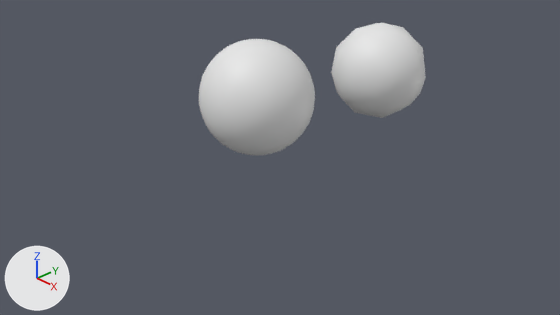
An edit to the Blender file meshes/spheres.blend, drawn before and after from the same camera.
One viewpoint serves both versions: the file's camera 'Camera'. Lighting does not change. The marker at lower left points along +X, +Y and +Z.

Before the edit, the objects in view are built like this:
```python
me_icosphere = bpy.data.meshes.new('Icosphere')
me_icosphere.from_pydata(...)  # an icosphere of 80 faces spanning x -0.95..0.95, y -1.0..1.0, z -1.0..1.0
me_icosphere.polygons.foreach_set('use_smooth', [True] * 80)
me_sphere = bpy.data.meshes.new('Sphere')
me_sphere.from_pydata(...)  # a UV sphere (32 segments, 16 rings, poles along z) spanning x -1.0..1.0, y -1.0..1.0, z -1.0..1.0
me_sphere.polygons.foreach_set('use_smooth', [True] * 512)
ob_icosphere = bpy.data.objects.new('Icosphere', me_icosphere)
ob_icosphere.location = (0.0, 3.36, 1.29)
ob_sphere = bpy.data.objects.new('Sphere', me_sphere)
ob_sphere.location = (0.0, 0.0, 1.57)
```
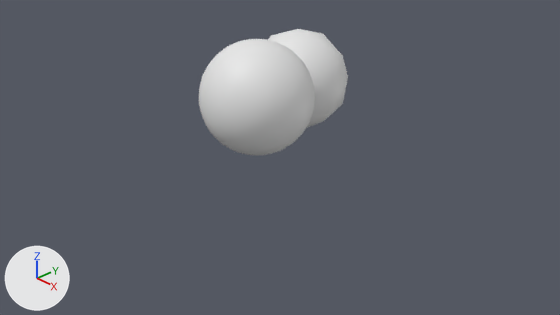
What differs and where, as boxes [x1, y1, x2, y2] in the pictures (560 x 315 px):
'Icosphere', moved: before [331, 23, 426, 118]; after [268, 29, 348, 128]

The change, as a list of edits to the scene's bpy script:
```text
Change ob_icosphere:
    ob_icosphere.location: (0.0, 3.36, 1.29) -> (-0.59, 1.59, 1.37)
```
